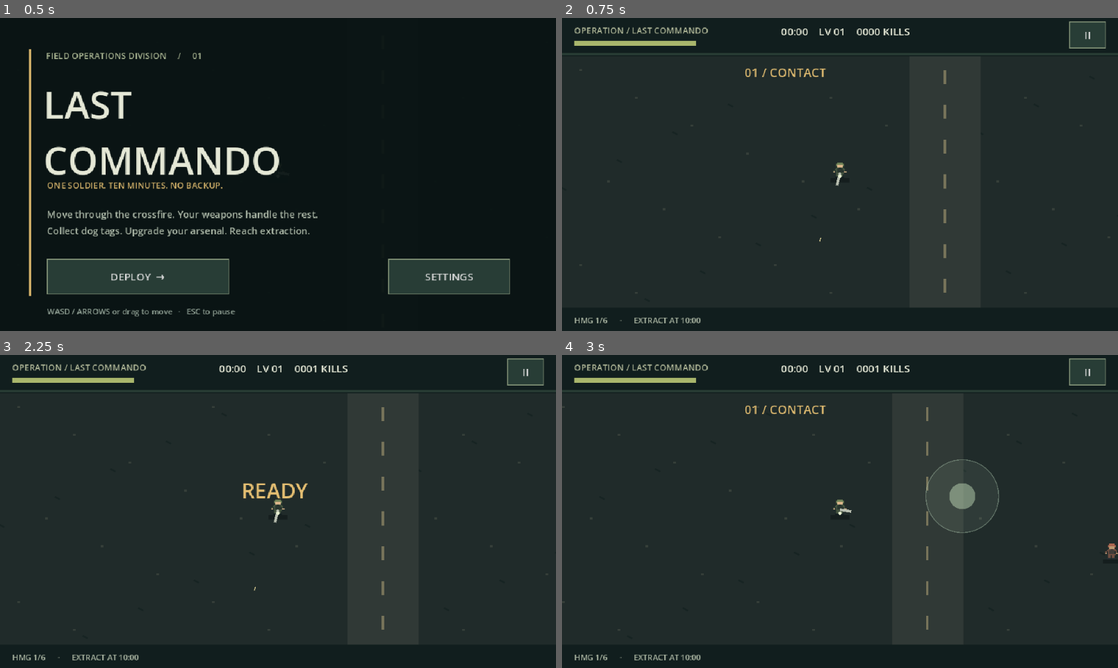
Above: before the commit, frames 1-4 (two rows, left to right).
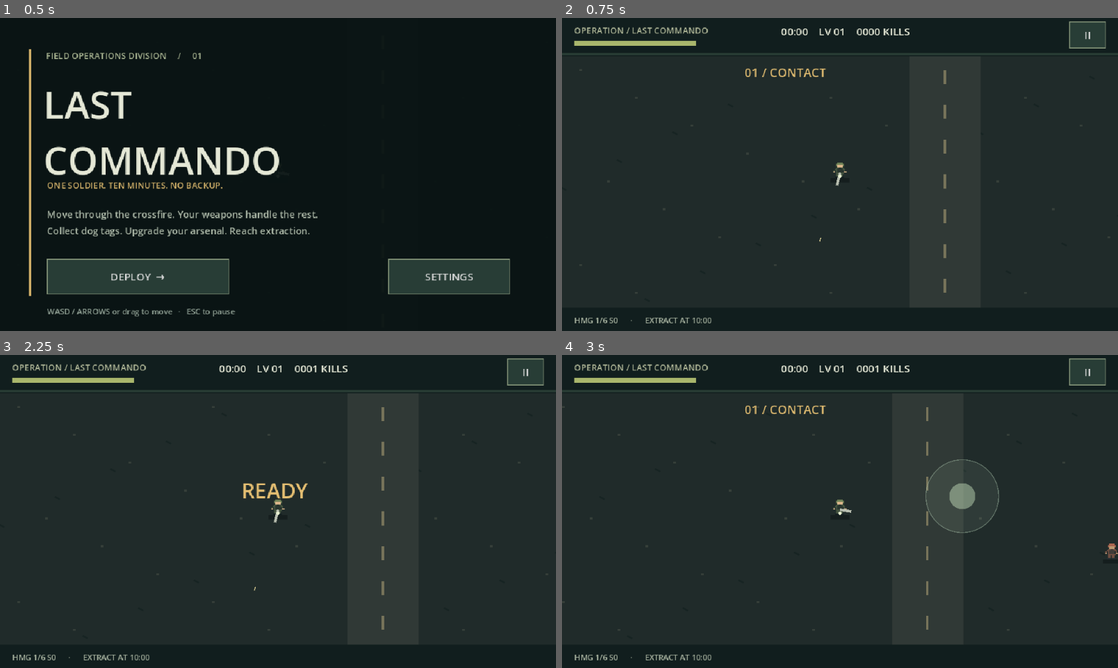
Above: after the commit, the same moments.

Repository: chlee1252/roguelike
Game: Godot game, scene res://app/game.tscn
Two runs of this game, one before a commit and one after it. Both use one fixed random seed, a clock stepped at 60 frames per second and the inputs below.
Inputs (mouse positions are in pixels of both pictures, inside the frame that each line leads up to):
- Up to frame 1 (0.5 s): no input
- Up to frame 2 (0.75 s): click "DEPLOY →" at 0.5 s
- Up to frame 3 (2.25 s): click "II" at 1.25 s; click "RESUME" at 2 s
- Up to frame 4 (3 s): tap Enter at 2.75, 2.85 s; move the mouse to (962, 495) at 2.77 s; hold D from 2.78 s (still down); click (962, 495) at 2.92 s

Frame 1 is identical in both runs. In frame 2, 0.2% of the frame differs, in the area x 8-27%, y 95-98%; in frame 3, 0.2%; in frame 4, 0.2%.

Commit message:
fix: harden touch input and validate mobile alpha builds

Diff:
--- a/game/audio.gd
+++ b/game/audio.gd
@@ -7,6 +7,8 @@
 var next_voice := 0
 
 func _ready() -> void:
+	if DisplayServer.get_name() == "headless":
+		return
 	for i in 8:
 		var voice := AudioStreamPlayer.new()
 		voice.volume_db = -20
--- a/game/field.gd
+++ b/game/field.gd
@@ -59,6 +59,12 @@
 			draw_line(at - Vector2(0, 2), at + Vector2(0, 2), Color("a25048"), 2)
 	for cache in battle.caches:
 		var at: Vector2 = cache + shift
+		if not Rect2(12, 55, 616, 265).has_point(at):
+			var marker := at.clamp(Vector2(14, 57), Vector2(626, 318))
+			var direction := (at - Vector2(320, 180)).normalized()
+			draw_line(marker - direction * 6, marker + direction * 6, Color("e9c675"), 2)
+			draw_circle(marker, 4, Color("e9c675"), false, 1)
+			continue
 		draw_rect(Rect2(at - Vector2(8, 6), Vector2(16, 12)), Color("d8ad58"))
 		draw_rect(Rect2(at - Vector2(5, 3), Vector2(10, 6)), Color("4d5036"))
 		draw_circle(at, 13 + sin(battle.elapsed * 4) * 2, Color("e9c675"), false, 1)
--- a/game/run.gd
+++ b/game/run.gd
@@ -190,6 +190,9 @@
 	_reset_input()
 
 func _input(event: InputEvent) -> void:
+	# Controls still receive emulated mouse events; movement uses the owning touch only.
+	if event is InputEventMouse and event.device == -1:
+		return
 	if event is InputEventKey and event.pressed and not event.echo:
 		if event.keycode == KEY_ESCAPE:
 			if state == "playing":
@@ -255,7 +258,7 @@
 	var parts: Array[String] = []
 	for i in 3:
 		if battle.weapons[i] > 0:
-			parts.append((EVOLUTION_NAMES[i] + " ★") if battle.evolved[i] else ["HMG", "FLAME", "RADIO"][i] + " " + str(battle.weapons[i]) + "/6")
+			parts.append((EVOLUTION_NAMES[i] + " ★") if battle.evolved[i] else ["HMG", "FLAME", "RADIO"][i] + " " + str(battle.weapons[i]) + "/6" + " S" + str(battle.supports[i]))
 	loadout.text = "   /   ".join(parts) + "      ·      EXTRACT AT 10:00"
 	if battle.minute() != last_minute and state == "playing":
 		last_minute = battle.minute()
@@ -264,6 +267,11 @@
 	if not battle.events.is_empty():
 		wave_label.text = battle.events.pop_front()
 		banner_time = 3
+	if battle.eligible_evolutions().is_empty():
+		for cache in battle.caches:
+			if cache.distance_to(battle.player) < 35:
+				wave_label.text = "CACHE: WEAPON 6 + SUPPORT 2"
+				banner_time = 0.2
 	banner_time -= dt
 	wave_label.visible = banner_time > 0 and state == "playing"
 	if state == "playing":
--- a/project.godot
+++ b/project.godot
@@ -22,3 +22,6 @@
 textures/canvas_textures/default_texture_filter=0
 textures/vram_compression/import_etc2_astc=true
 environment/defaults/default_clear_color=Color(0.06, 0.08, 0.07, 1)
+
+[input_devices]
+pointing/emulate_mouse_from_touch=true
--- a/tests/ui_test.gd
+++ b/tests/ui_test.gd
@@ -39,6 +39,12 @@
 	second.pressed = true
 	game._input(second)
 	check(game.joystick_finger == 3, "Second finger must not steal joystick")
+	var emulated := InputEventMouseButton.new()
+	emulated.device = -1
+	emulated.button_index = MOUSE_BUTTON_LEFT
+	emulated.pressed = false
+	game._input(emulated)
+	check(game.movement == Vector2.RIGHT, "Emulated mouse release must not reset touch movement")
 	var before: Vector2 = game.battle.player
 	game._physics_process(0.1)
 	check(game.battle.player.x > before.x, "Joystick must move commando")
Not shown, added: build/.gdignore
Not shown, changed: export_presets.cfg
Not shown, changed: .gitignore
Not shown, changed: README.md
Not shown, added: docs/game-validation.md
Not shown, added: docs/gameplay.md
Not shown, changed: scripts/check-environment.sh
Not shown, added: scripts/test-game.sh
